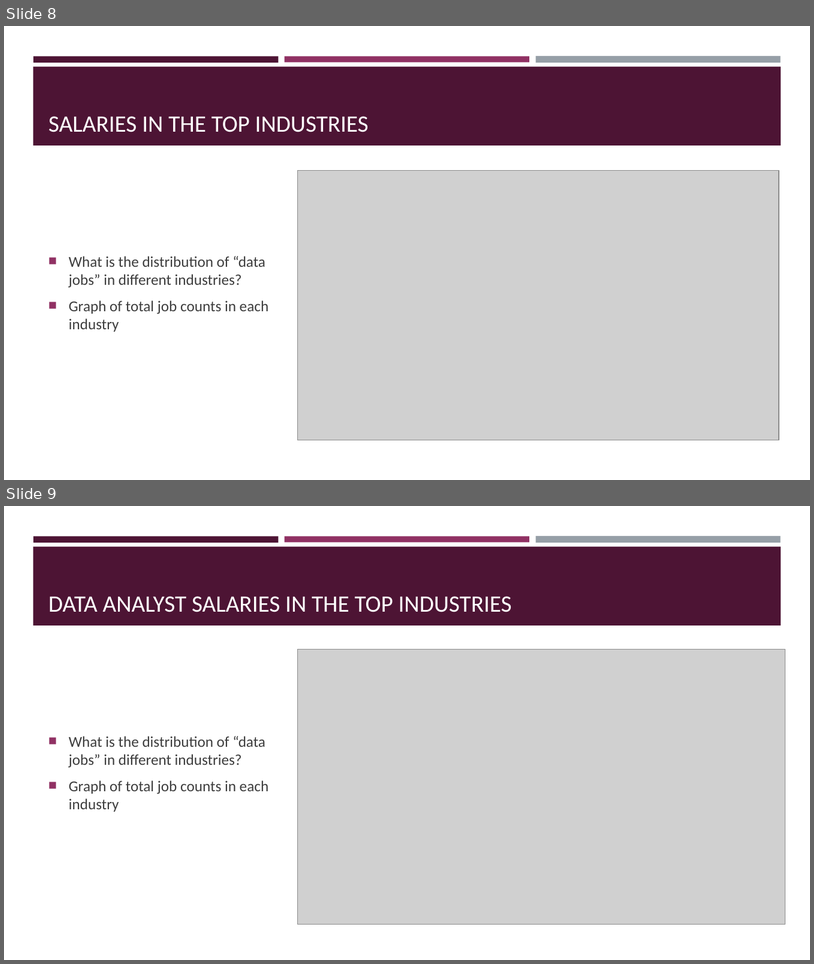
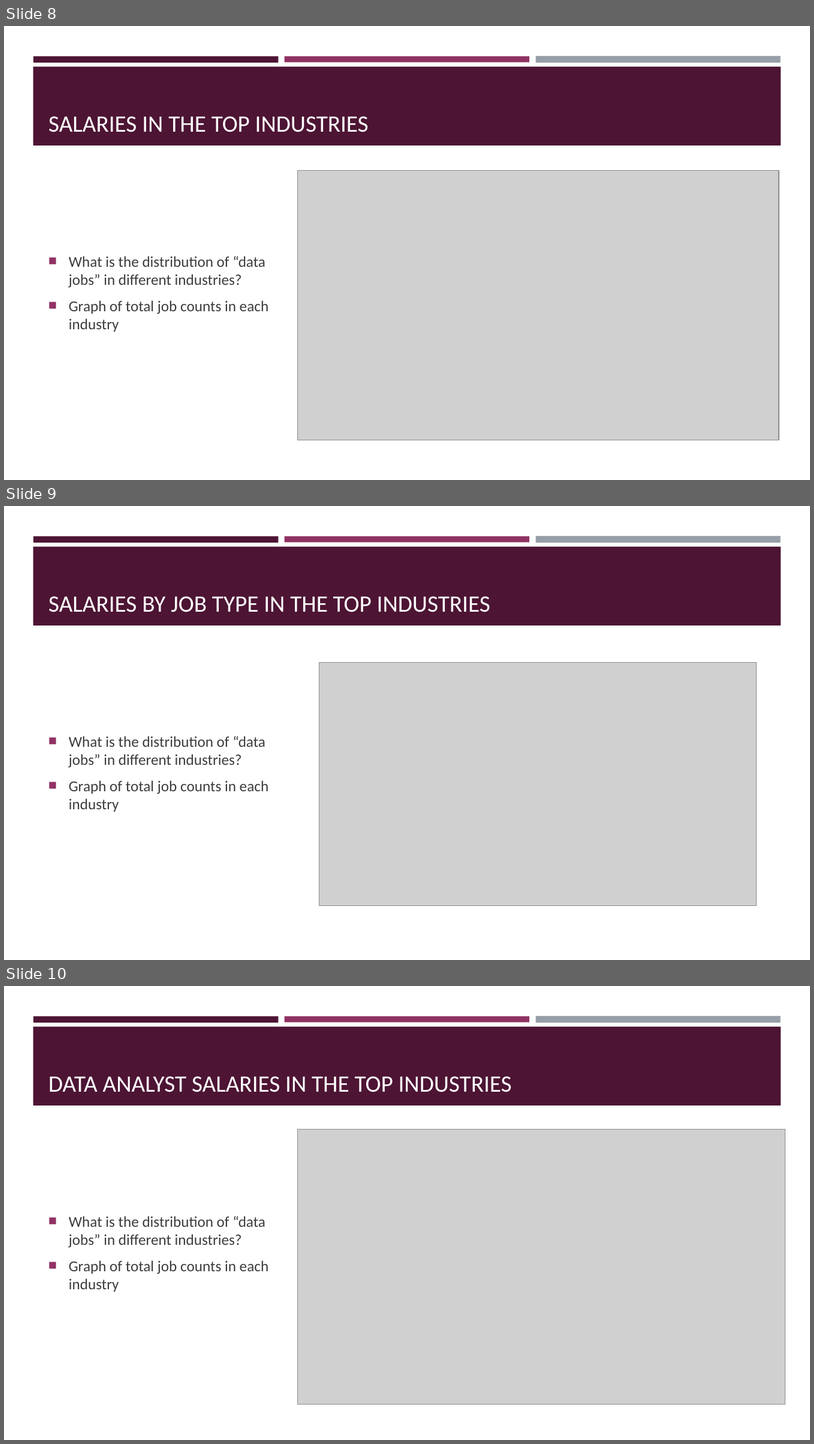
Before and after one commit to wcopeland118/Analysis-of-Data-Job-Salaries, a slide deck: Project 1 Presentation.pptx. Shown one above the other, each under a label of ours: slides 8 and 9 before the commit, slides 8, 9 and 10 after it. The pictures are 814x964 and 814x1444 pixels, drawn with LibreOffice and Linux fonts; fonts in the diff are those of the drawing; grey boxes stand for pictures. Boxes give left, top, right and bottom in pixels: in the first picture for what was removed or moved away, otherwise in the second. Text is boxed around its words. In the diff, an @@ line names an element or a change of style, - is before the commit and + after.

```diff
--- a/Project 1 Presentation.pptx
+++ b/Project 1 Presentation.pptx
@@ slide 9 added at (4, 506, 810, 960), background #FFFFFF; not listed: 4 template elements that a slide beside it also shows @@
@@ title added at (48, 596, 491, 612), 28 pt, text #FFFFFF @@
+SALARIES BY JOB TYPE IN THE TOP INDUSTRIES
@@ picture added at (320, 662, 757, 906) @@
@@ text added at (69, 736, 269, 811), 18 pt, text #3D3D3D @@
+■ What is the distribution of “data jobs” in different industries?
+■ Graph of total job counts in each industry
@@ what was slide 9 is now slide 10 @@
```
Also in this commit, not shown: 2 other files.
